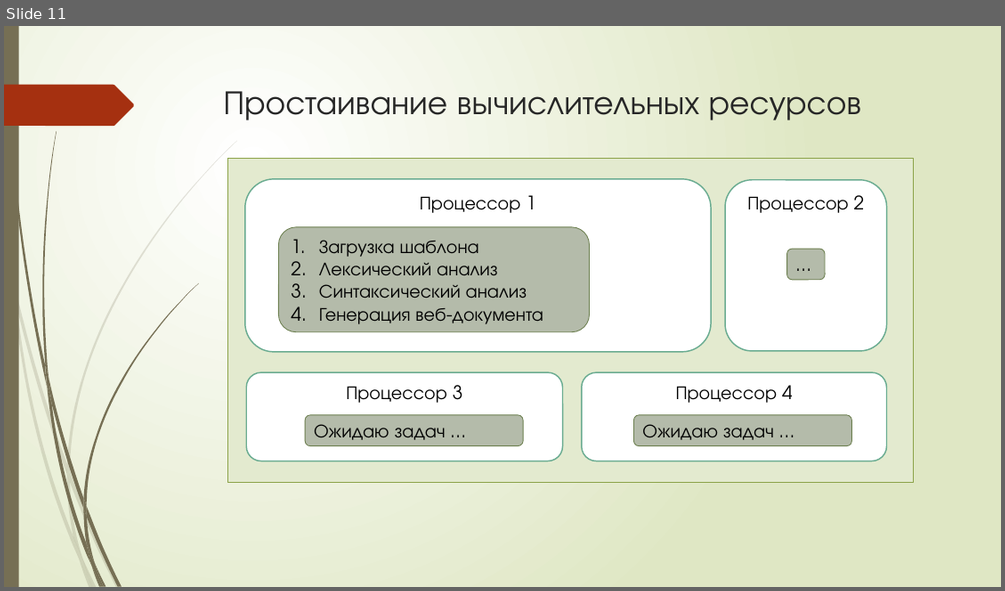
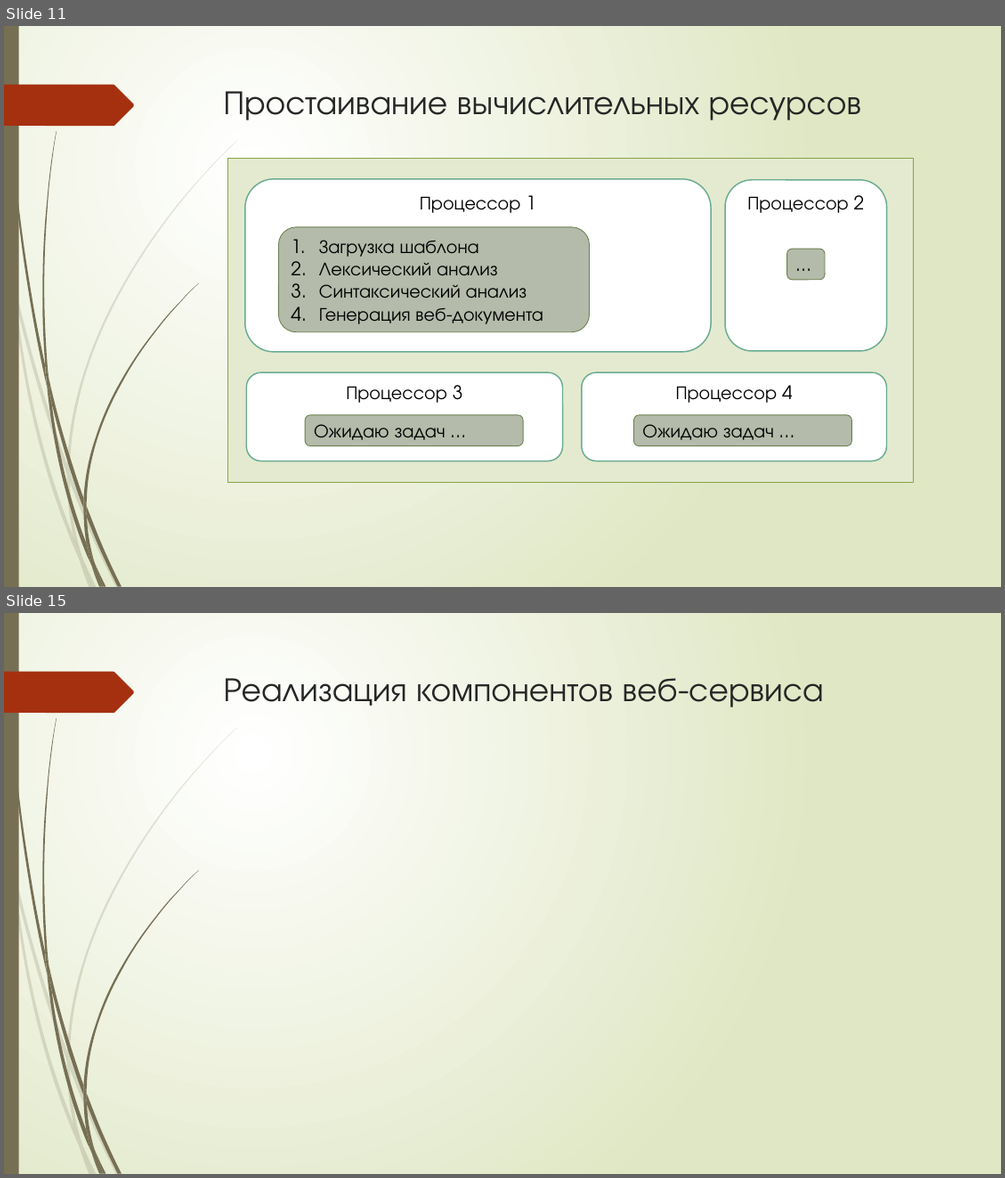
Before and after one commit to bobs4462/tachyon, a slide deck: docs/Презентация ВКР.pptx. Shown one above the other, each under a label of ours: slide 11 before the commit, slides 11 and 15 after it; the slides between them are not shown. The pictures are 1005x591 and 1005x1178 pixels, drawn with LibreOffice and Linux fonts; fonts in the diff are those of the drawing. Boxes give left, top, right and bottom in pixels: in the first picture for what was removed or moved away, otherwise in the second. Text is boxed around its words. In the diff, an @@ line names an element or a change of style, - is before the commit and + after.

```diff
--- a/docs/Презентация ВКР.pptx
+++ b/docs/Презентация ВКР.pptx
@@ slide 15 added at [4, 613, 1001, 1174], background gradient #FFFFFF to #DFE8C4; not listed: 24 template elements that a slide beside it also shows @@
@@ title added at [224, 678, 824, 707], 32.4 pt, text #262626 @@
+Реализация компонентов веб-сервиса
```
Also in this commit, not shown: 3 slides changed, 4 other slides added, 1 slide removed.
